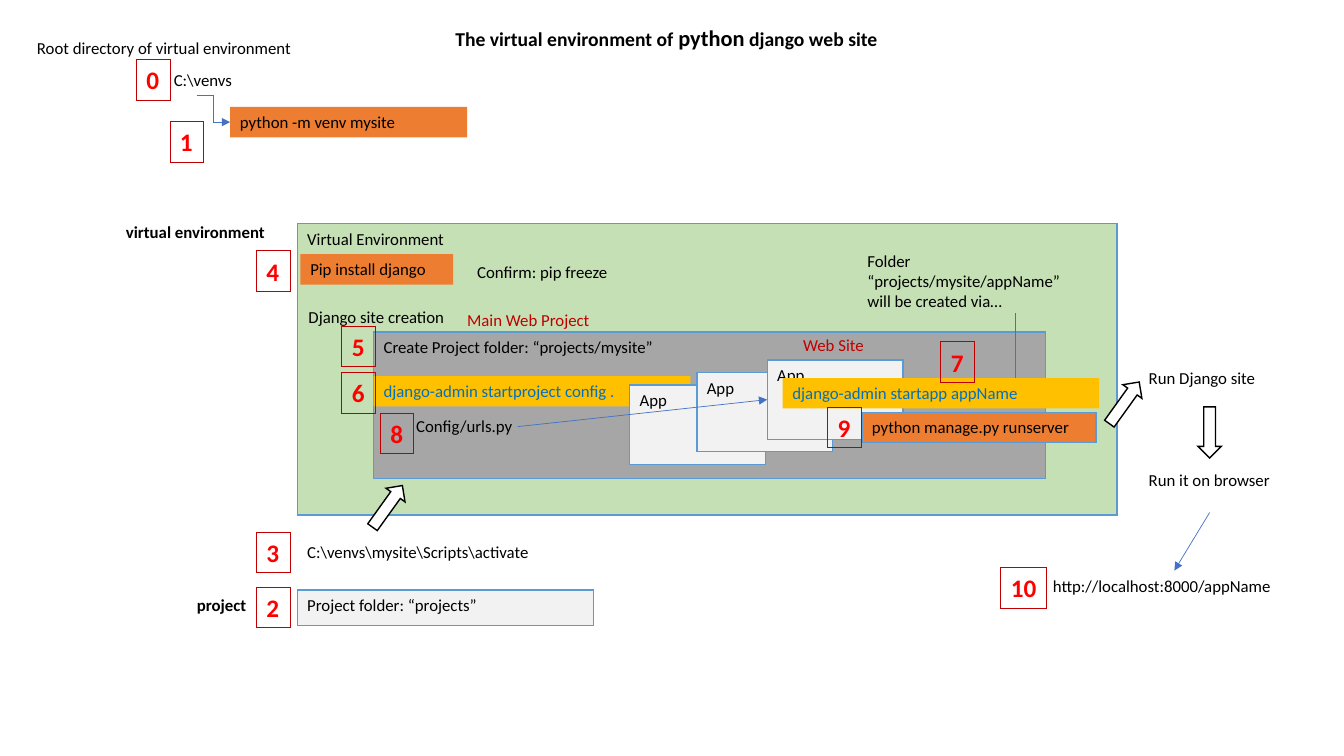
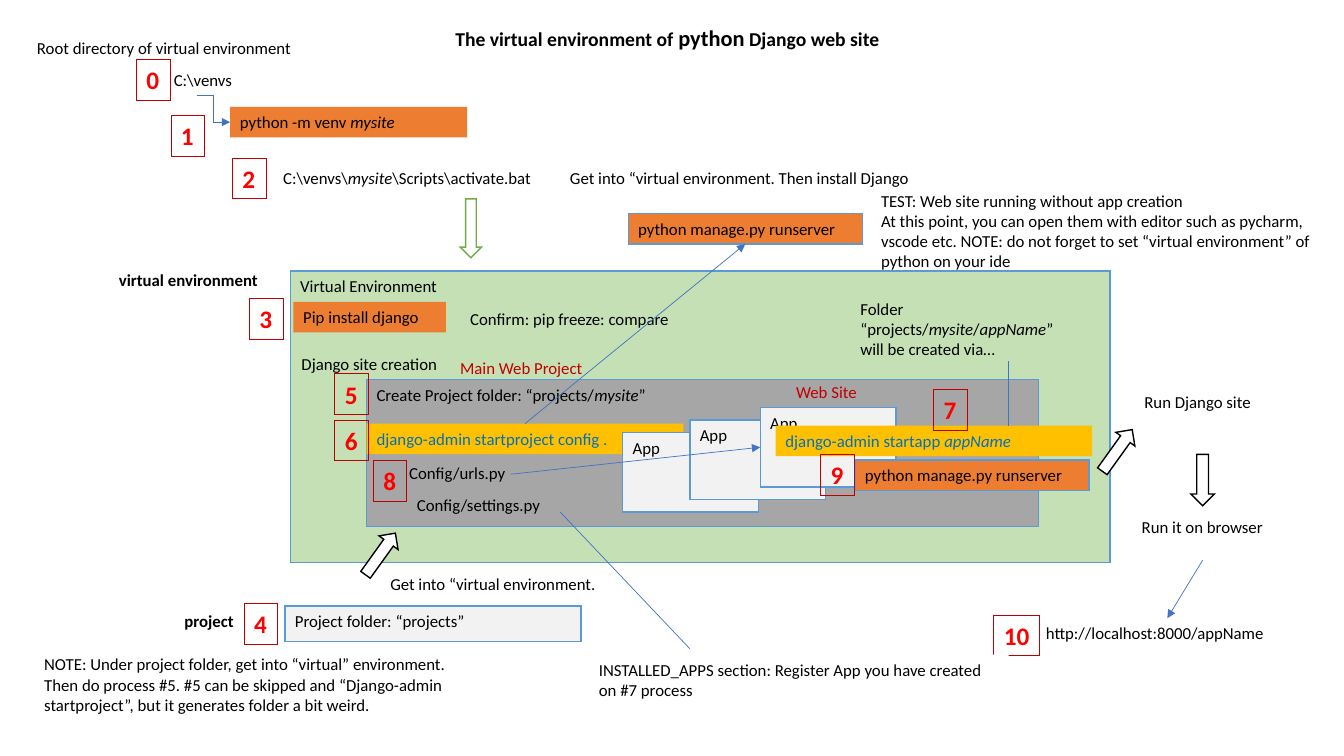
Before and after one commit to jinibyun/Python, a slide deck: slide 1 of PythonWeb/Virtual environment.pptx. Drawn at 1344x756 pixels with LibreOffice and Linux fonts; fonts in the diff are those of the drawing. Boxes give left, top, right and bottom in pixels: in the first picture for what was removed or moved away, otherwise in the second. Text is boxed around its words. In the diff, an @@ line names an element or a change of style, - is before the commit and + after.

Commit message:
change config

```diff
--- a/PythonWeb/Virtual environment.pptx
+++ b/PythonWeb/Virtual environment.pptx
@@ text at bbox=[455, 30, 879, 50]: text changed @@
-The virtual environment of python django web site
+The virtual environment of python Django web site
@@ rectangle "1": place and size @@
-rectangle "1" at bbox=[170, 122, 204, 162]
+rectangle "1" at bbox=[171, 116, 205, 156]
@@ rectangle "python -m venv mysite" at bbox=[230, 107, 467, 137]: italic on in "mysite" @@
@@ rectangle "2": place and size @@
-rectangle "2" at bbox=[257, 588, 290, 628]
+rectangle "2" at bbox=[233, 158, 266, 199]
@@ text at bbox=[283, 172, 531, 187]: text changed @@
-C:\venvs\mysite\Scripts\activate
+C:\venvs\mysite\Scripts\activate.bat
@@ text added at bbox=[570, 172, 909, 187], 12 pt, text #000000 @@
+Get into “virtual environment. Then install Django
@@ down arrow added at bbox=[461, 199, 482, 257], fill #FFFFFF, outline #70AD47 1 pt @@
@@ text added at bbox=[881, 195, 1310, 272], 12 pt, text #000000 @@
+TEST: Web site running without app creation
+At this point, you can open them with editor such as pycharm, vscode etc. NOTE: do not forget to set “virtual environment” of python on your ide
@@ rectangle added at bbox=[628, 214, 862, 244], fill #ED7D31, outline #5B9BD5 1 pt, 12 pt, text #000000 @@
+python manage.py runserver
@@ arrow added from (525, 423) to (745, 244), #4472C4 0.5 pt @@
@@ rectangle "3": place and size @@
-rectangle "3" at bbox=[257, 532, 290, 573]
+rectangle "3" at bbox=[250, 298, 283, 339]
@@ text "Folder “projects/mysite/appName” will be created ..." at bbox=[860, 303, 1053, 355]: italic on in "“projects/mysite/appName”" @@
@@ text at bbox=[470, 312, 669, 330]: text changed @@
-Confirm: pip freeze
+Confirm: pip freeze: compare
@@ rectangle "Create Project folder: “projects/mysite”" at bbox=[367, 380, 1038, 526]: italic on in "“projects/mysite”" @@
@@ 10 rectangles, 4 texts, 1 down arrow, 1 line: place and size @@
-10 rectangles, 4 texts, 1 down arrow, 1 line at bbox=[126, 224, 1270, 608]
+10 rectangles, 4 texts, 1 down arrow, 1 line at bbox=[119, 271, 1263, 655]
@@ text "Run Django site": place and size @@
-text "Run Django site" at bbox=[1149, 372, 1255, 387]
+text "Run Django site" at bbox=[1144, 396, 1250, 411]
@@ rectangle "django-admin startapp appName" at bbox=[775, 425, 1092, 456]: italic on in "appName" @@
@@ text added at bbox=[417, 499, 540, 514], 12 pt, text #000000 @@
+Config/settings.py
@@ line added from (561, 512) to (690, 649), #4472C4 0.5 pt @@
@@ 5 rectangles, 3 texts, 2 down arrows, 2 arrows: place and size @@
-5 rectangles, 3 texts, 2 down arrows, 2 arrows at bbox=[308, 311, 1221, 571]
+5 rectangles, 3 texts, 2 down arrows, 2 arrows at bbox=[301, 358, 1215, 618]
@@ text added at bbox=[390, 578, 595, 590], 12 pt, text #000000 @@
+Get into “virtual environment.
@@ text "project": place and size @@
-text "project" at bbox=[197, 599, 246, 614]
+text "project" at bbox=[184, 615, 233, 630]
@@ rectangle "4": place and size @@
-rectangle "4" at bbox=[257, 251, 290, 291]
+rectangle "4" at bbox=[244, 604, 277, 644]
@@ rectangle "Project folder: “projects”": place and size @@
-rectangle "Project folder: “projects”" at bbox=[297, 590, 594, 625]
+rectangle "Project folder: “projects”" at bbox=[285, 606, 582, 641]
@@ text "http://localhost:8000/appName": place and size @@
-text "http://localhost:8000/appName" at bbox=[1053, 580, 1271, 595]
+text "http://localhost:8000/appName" at bbox=[1046, 627, 1264, 642]
@@ text added at bbox=[44, 658, 445, 714], 12 pt, text #000000 @@
+NOTE: Under project folder, get into “virtual” environment. Then do process #5. #5 can be skipped and “Django-admin startproject”, but it generates folder a bit weird.
@@ text added at bbox=[599, 664, 982, 699], 12 pt, text #000000 @@
+INSTALLED_APPS section: Register App you have created on #7 process
```
Also in this commit, not shown: 5 slides added, 19 other files.
